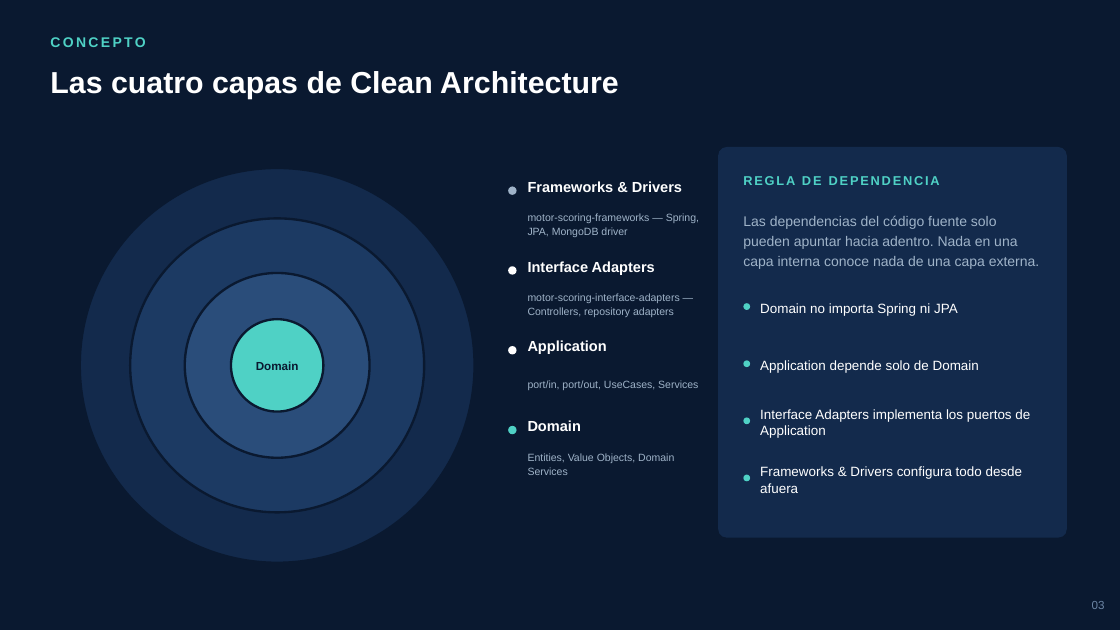
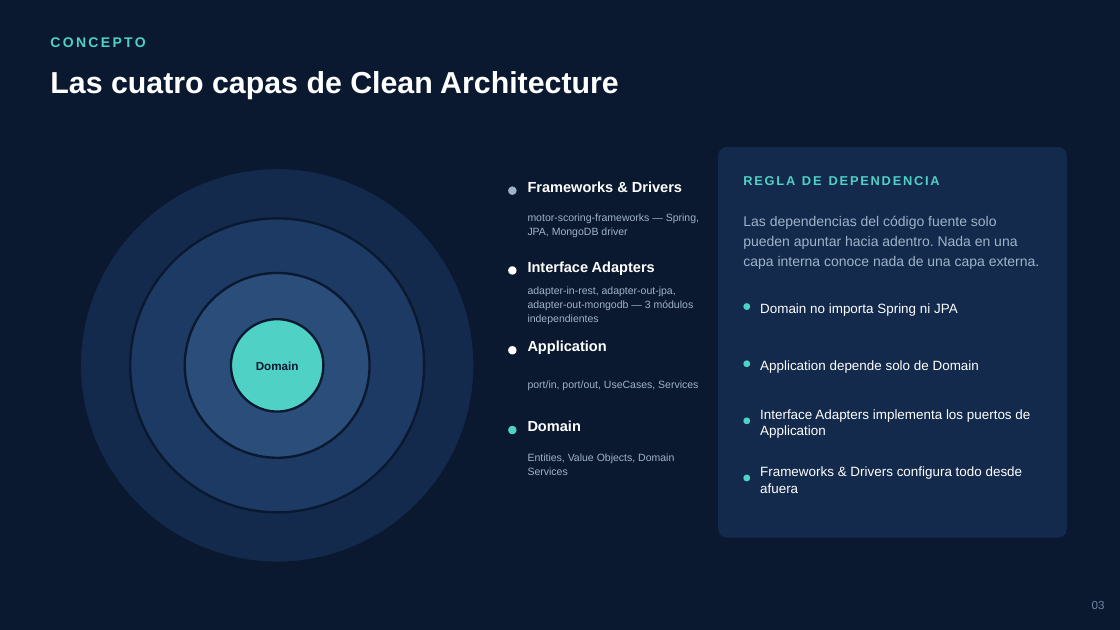
Before and after one commit to JoseJulca/CleanArquitecture, a slide deck: slide 3 of Motor_Scoring_Clean_Architecture.pptx. Drawn at 1120x630 pixels with LibreOffice and Linux fonts; fonts in the diff are those of the drawing. Boxes give left, top, right and bottom in pixels: in the first picture for what was removed or moved away, otherwise in the second. Text is boxed around its words. In the diff, an @@ line names an element or a change of style, - is before the commit and + after.

```diff
--- a/Motor_Scoring_Clean_Architecture.pptx
+++ b/Motor_Scoring_Clean_Architecture.pptx
@@ text at (528, 286, 694, 324): text changed @@
-motor-scoring-interface-adapters — Controllers, repository adapters
+adapter-in-rest, adapter-out-jpa, adapter-out-mongodb — 3 módulos independientes
```
Also in this commit, not shown: 6 other slides changed, 2 slides added, 1 slide removed.
